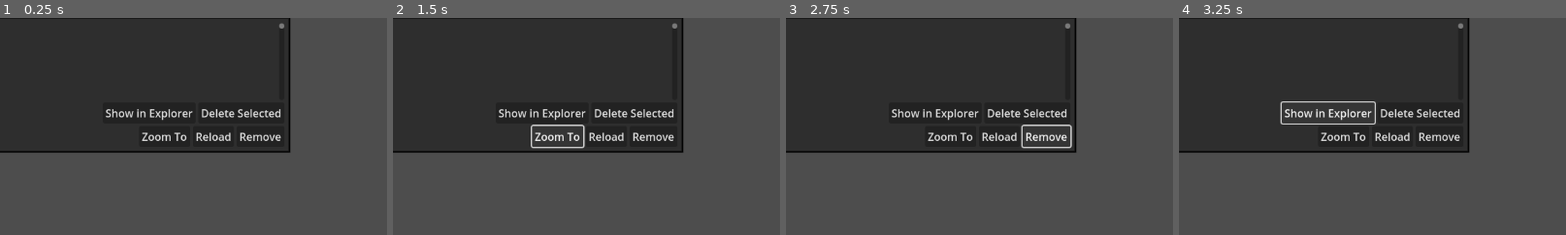
Above: before the commit, frames 1-4 (left to right).
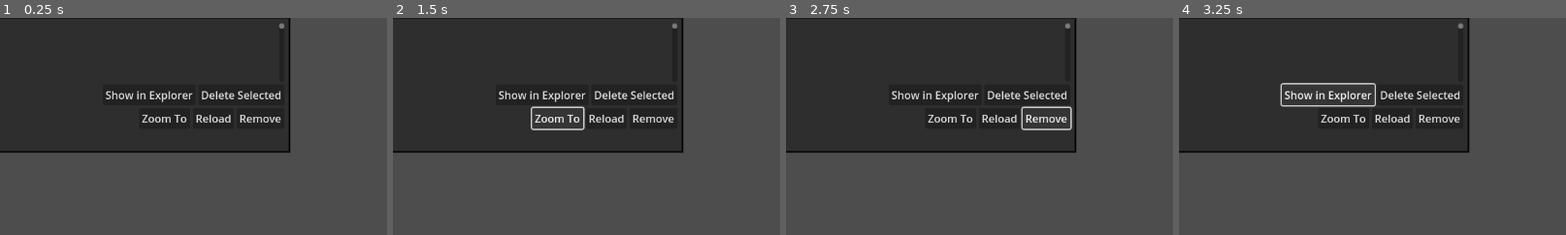
Above: after the commit, the same moments.

Repository: PiOverFour/filesize-graph
Game: Godot game, scene res://ImageSequence.tscn
Same seed, same stepped clock (60 frames per second), same inputs: the game is played once before the commit and once after it. This scene is started directly instead of the project's main scene.
Inputs:
- Up to frame 1 (0.25 s): no input
- Up to frame 2 (1.5 s): click "Show in Explorer" at 0.5 s; click "Zoom To" at 1.25 s
- Up to frame 3 (2.75 s): click "Remove" at 2 s
- Up to frame 4 (3.25 s): click "Show in Explorer" at 2.75 s
The pictures show only the part of the screen within x 6-56%, y 0-50%; the shares and areas given below are measured in that part.

The runs differ from the first frame. In frame 1, 2.9% of the frame differs, in the area x 27-73%, y 33-57%; in frame 2, 3.6%; in frame 3, 3.6%; in frame 4, 4.1%, in the area x 26-73%, y 29-57%.
Error before the commit: Invalid type in function 'draw_polyline' in base 'PanelContainer (ImageSequence.gd)'. Cannot convert argument 2 from Nil to Color. (res://ImageSequence.gd:142)
Error after the commit: Invalid type in function 'draw_polyline' in base 'PanelContainer (ImageSequence.gd)'. Cannot convert argument 2 from Nil to Color. (res://ImageSequence.gd:146)

Commit message:
Display sequence path

Diff:
--- a/ImageSequence.gd
+++ b/ImageSequence.gd
@@ -40,6 +40,10 @@
         image_node.color = Color(1, 0, 0)
     images.append(image_node)
     get_node(image_container).add_child(image_node)
+
+
+func set_sequence_path(path):
+    $MarginContainer/VBoxContainer/VBoxContainer/SequencePathContainer/SequencePath.text = path
 
 
 func clear():
--- a/ImageSequence.tscn
+++ b/ImageSequence.tscn
@@ -75,6 +75,13 @@
 size_flags_horizontal = 0
 text = "Remove"
 
+[node name="SequencePathContainer" type="HBoxContainer" parent="MarginContainer/VBoxContainer/VBoxContainer"]
+layout_mode = 2
+alignment = 2
+
+[node name="SequencePath" type="Label" parent="MarginContainer/VBoxContainer/VBoxContainer/SequencePathContainer"]
+layout_mode = 2
+
 [connection signal="sort_children" from="MarginContainer/VBoxContainer/ScrollContainer/ImageContainer" to="MarginContainer/VBoxContainer/ScrollContainer/ImageContainer" method="_on_ImageContainer_sort_children"]
 [connection signal="value_changed" from="MarginContainer/VBoxContainer/ScrollContainer/VScrollBar" to="MarginContainer/VBoxContainer/ScrollContainer/ImageContainer" method="_on_VScrollBar_value_changed"]
 [connection signal="pressed" from="MarginContainer/VBoxContainer/VBoxContainer/ButtonContainer2/ShowInExplorerButton" to="." method="_on_ShowInExplorerButton_pressed"]
--- a/Main.gd
+++ b/Main.gd
@@ -130,6 +130,7 @@
         self.sequence_panel.curve = self.curve
         self.sequence_panel.color = self.curve.draw_color
         self.fill_sequence_panel()
+        self.sequence_panel.set_sequence_path(self.seqpath)
 
     func fill_sequence_panel():
         for i in range(len(self.images)):
